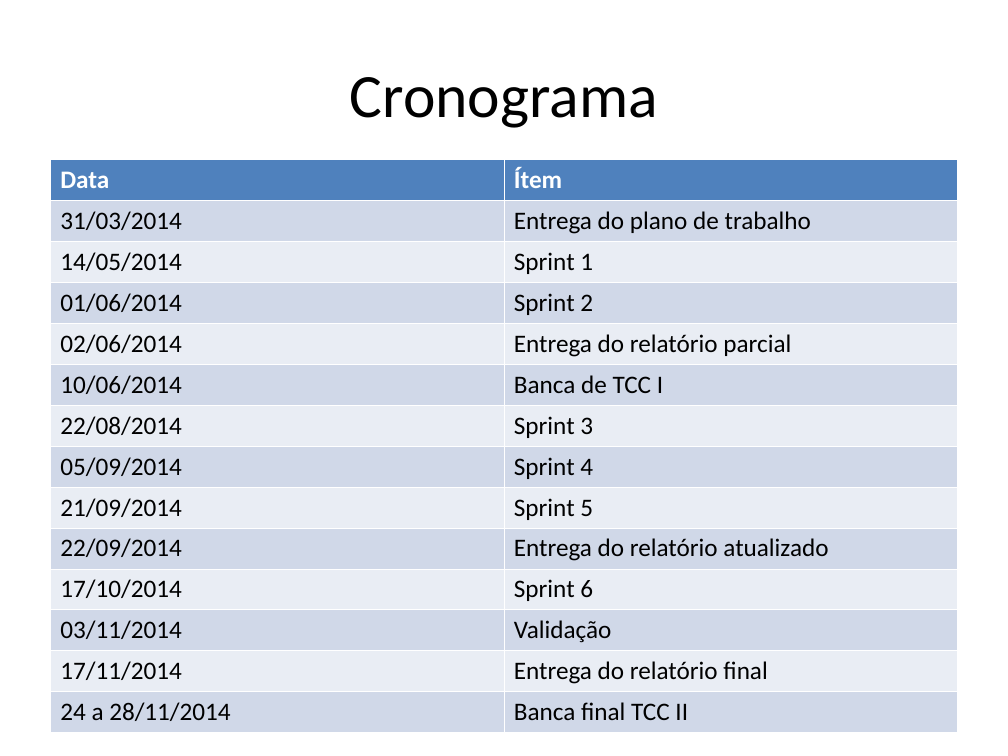
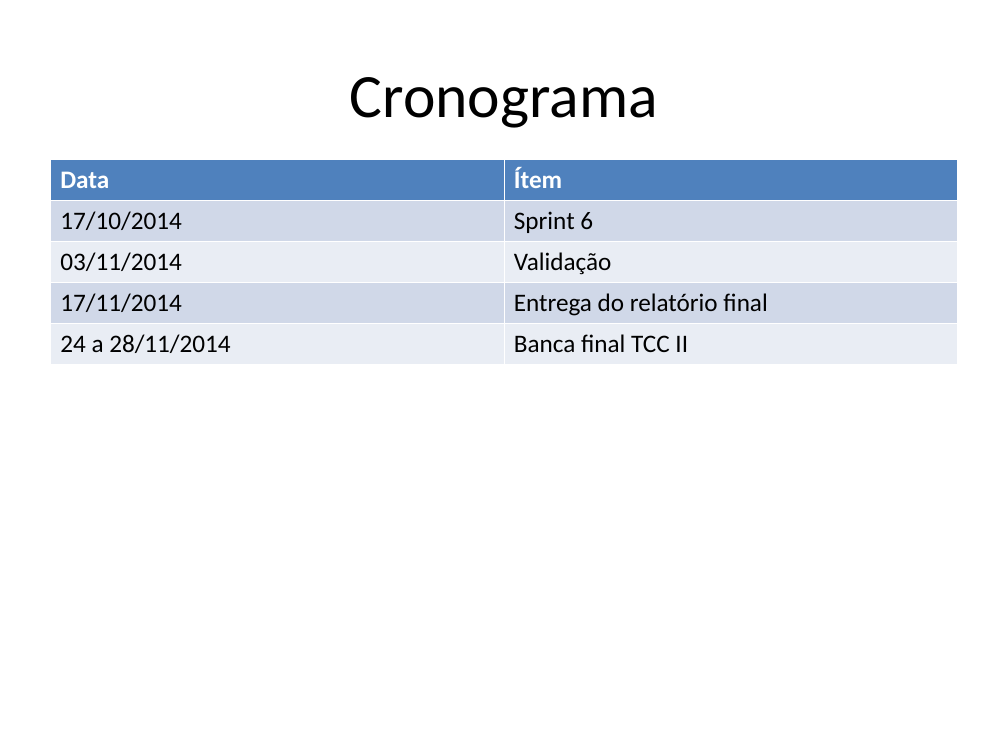
Before and after one commit to marcelocure/agile-estimates, a slide deck: slide 10 of aep_marcelo_baldissera_cure.ppt. Drawn at 1008x756 pixels with LibreOffice and Linux fonts; fonts in the diff are those of the drawing. Boxes give left, top, right and bottom in pixels: in the first picture for what was removed or moved away, otherwise in the second. Text is boxed around its words. In the diff, an @@ line names an element or a change of style, - is before the commit and + after.

```diff
--- a/aep_marcelo_baldissera_cure.ppt
+++ b/aep_marcelo_baldissera_cure.ppt
@@ table at (50,159,958,364) @@
-row 2: 31/03/2014 | Entrega do plano de trabalho
-row 3: 14/05/2014 | Sprint 1
-row 4: 01/06/2014 | Sprint 2
-row 5: 02/06/2014 | Entrega do relatório parcial
-row 6: 10/06/2014 | Banca de TCC I
-row 7: 22/08/2014 | Sprint 3
-row 8: 05/09/2014 | Sprint 4
-row 9: 21/09/2014 | Sprint 5
-row 10: 22/09/2014 | Entrega do relatório atualizado
```
Also in this commit, not shown: 5 other slides changed, 17 other files.
